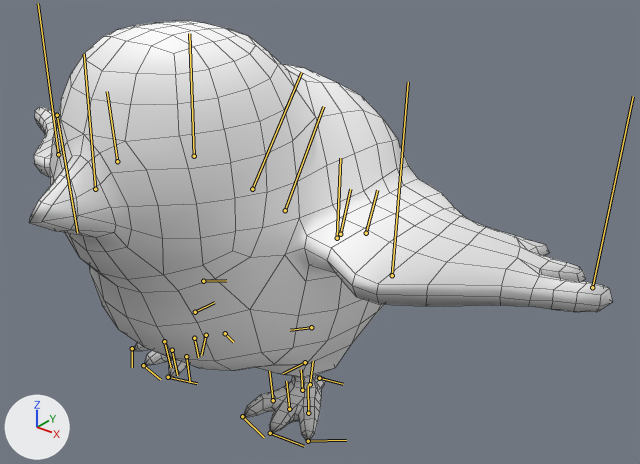
Two versions of the FBX model UOP1_Project/Assets/Art/Characters/PhoenixChick/Animation/PhoenixChick_Flap.fbx, one commit apart.
Before and after are seen from a camera (50 mm lens) standing at (0.304, -0.324, 0.305) and looking at (0.035, 0.012, 0.097). The axes (+X, +Y, +Z) are drawn at lower left. The lights are the same throughout. The bones that bend it are drawn over the model as lines. Mesh edges are drawn as thin lines.

Objects in the first picture: 'phoenix_chick_LOW'.
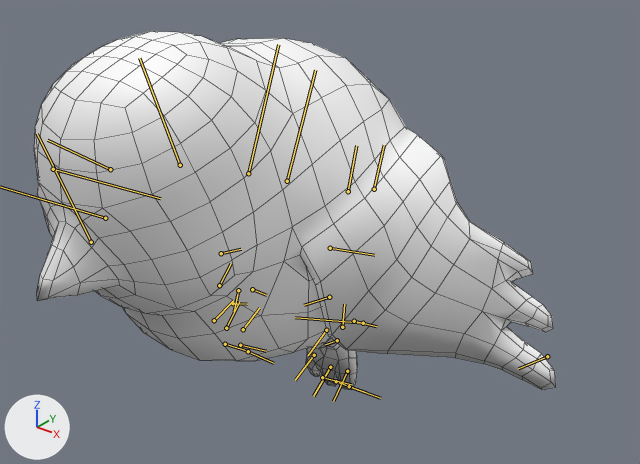
The newer file adds an action. The first version stands in its rest pose; the second is drawn at frame 15 of the action 'Flap|BaseLayer'.

Pixel boxes [x1, y1, x2, y2] of what changed, in the pictures (640 x 464 px):
'phoenix_chick_LOW', posed (11% narrower, 15% shorter): before [29, 21, 613, 443]; after [34, 31, 556, 390]
bone 'Chest', root to tip: before (252, 189) to (301, 72); after (248, 173) to (278, 44)
bone 'Neck', root to tip: before (194, 156) to (189, 33); after (180, 165) to (139, 58)
bone 'Spine', root to tip: before (285, 210) to (323, 106); after (287, 181) to (315, 70)
bone 'Tail', root to tip: before (340, 234) to (350, 189); after (348, 191) to (356, 145)
bone 'LeftWing1', root to tip: before (337, 238) to (340, 158); after (330, 248) to (374, 255)
bone 'LeftWing2', root to tip: before (392, 275) to (408, 82); after (363, 323) to (295, 317)
bone 'RightWing1', root to tip: before (117, 161) to (107, 91); after (110, 169) to (47, 140)
bone 'LeftLeg', root to tip: before (311, 327) to (290, 330); after (329, 297) to (304, 305)
bone 'LeftKnee', root to tip: before (305, 362) to (283, 373); after (326, 330) to (308, 355)
bone 'LeftFoot', root to tip: before (302, 390) to (301, 369); after (337, 340) to (325, 344)
bone 'LeftMiddleToe', root to tip: before (289, 409) to (286, 381); after (330, 367) to (313, 396)
bone 'LeftRearToe', root to tip: before (310, 384) to (313, 361); after (342, 327) to (344, 304)
bone 'LeftOutToe', root to tip: before (308, 413) to (308, 385); after (347, 371) to (333, 401)
bone 'LeftInToe', root to tip: before (273, 400) to (269, 371); after (314, 355) to (295, 380)
bone 'RightLeg', root to tip: before (203, 281) to (226, 280); after (221, 253) to (241, 249)
bone 'RightKnee', root to tip: before (195, 312) to (214, 302); after (219, 285) to (231, 263)
bone 'RightFoot', root to tip: before (194, 338) to (198, 357); after (233, 303) to (247, 304)
bone 'RightMiddleToe', root to tip: before (172, 350) to (177, 375); after (226, 328) to (239, 301)
bone 'RightRearToe', root to tip: before (206, 335) to (201, 355); after (238, 290) to (234, 311)
bone 'RightOutToe', root to tip: before (164, 341) to (171, 368); after (214, 320) to (233, 300)
bone 'RightInToe', root to tip: before (186, 356) to (190, 382); after (243, 329) to (259, 308)

What the commit changed:
Bone 'Chest' (bone_chest) moves from (0.0, 0.0, 0.0) to (0.82, 0.64, 0.0).
Bone 'Chest' (bone_chest) turns from (0, 0, 0) to (0, 0, -15) degrees about its own x, y and z.
Bone 'Neck' (bone_neck) turns from (0, 0, 0) to (0, 1, -6) degrees about its own x, y and z.
Bone 'Spine' (bone_spine) turns from (0, 0, 0) to (0, 0, -6) degrees about its own x, y and z.
Bone 'Tail' (bone_tail) turns from (0, 0, 0) to (0, 0, -5) degrees about its own x, y and z.
Bone 'LeftWing1' (bone_leftwing1) moves from (0.0, 0.0, 0.0) to (0.11, -0.51, 0.35).
Bone 'LeftWing1' (bone_leftwing1) turns from (0, 0, 0) to (0, 0, -63) degrees about its own x, y and z.
Bone 'LeftWing2' (bone_leftwing2) turns from (0, 0, 0) to (0, 0, 49) degrees about its own x, y and z.
Bone 'RightWing1' (bone_rightwing1) moves from (0.0, 0.0, 0.0) to (0.11, -0.51, -0.35).
Bone 'RightWing1' (bone_rightwing1) turns from (0, 0, 0) to (0, 0, -63) degrees about its own x, y and z.
Bone 'RightWing2' (bone_rightwing2) turns from (0, 0, 0) to (0, 0, 49) degrees about its own x, y and z.
Bone 'LeftLeg' (bone_leftleg) turns from (0, 0, 0) to (7, -2, 3) degrees about its own x, y and z.
Bone 'LeftKnee' (bone_leftknee) turns from (0, 0, 0) to (0, -10, -33) degrees about its own x, y and z.
Bone 'LeftFoot' (bone_leftfoot) turns from (0, 0, 0) to (-4, -5, -14) degrees about its own x, y and z.
Bone 'LeftMiddleToe' (bone_leftmiddletoe) turns from (0, 0, 0) to (-1, 0, -52) degrees about its own x, y and z.
Bone 'LeftRearToe' (bone_leftreartoe) turns from (0, 0, 0) to (-5, -3, -56) degrees about its own x, y and z.
Bone 'LeftOutToe' (bone_leftouttoe) turns from (0, 0, 0) to (19, -21, -54) degrees about its own x, y and z.
Bone 'LeftInToe' (bone_leftintoe) turns from (0, 0, 0) to (-18, 27, -49) degrees about its own x, y and z.
Bone 'RightLeg' (bone_rightleg) turns from (0, 0, 0) to (6, -10, 7) degrees about its own x, y and z.
Bone 'RightKnee' (bone_rightknee) turns from (0, 0, 0) to (0, -8, -25) degrees about its own x, y and z.
Bone 'RightFoot' (bone_rightfoot) turns from (0, 0, 0) to (11, 2, -21) degrees about its own x, y and z.
Bone 'RightMiddleToe' (bone_rightmiddletoe) turns from (0, 0, 0) to (6, -6, -58) degrees about its own x, y and z.
Bone 'RightRearToe' (bone_rightreartoe) turns from (0, 0, 0) to (1, 3, -58) degrees about its own x, y and z.
Bone 'RightOutToe' (bone_rightouttoe) turns from (0, 0, 0) to (21, -26, -51) degrees about its own x, y and z.
Bone 'RightInToe' (bone_rightintoe) turns from (0, 0, 0) to (-16, 20, -49) degrees about its own x, y and z.
